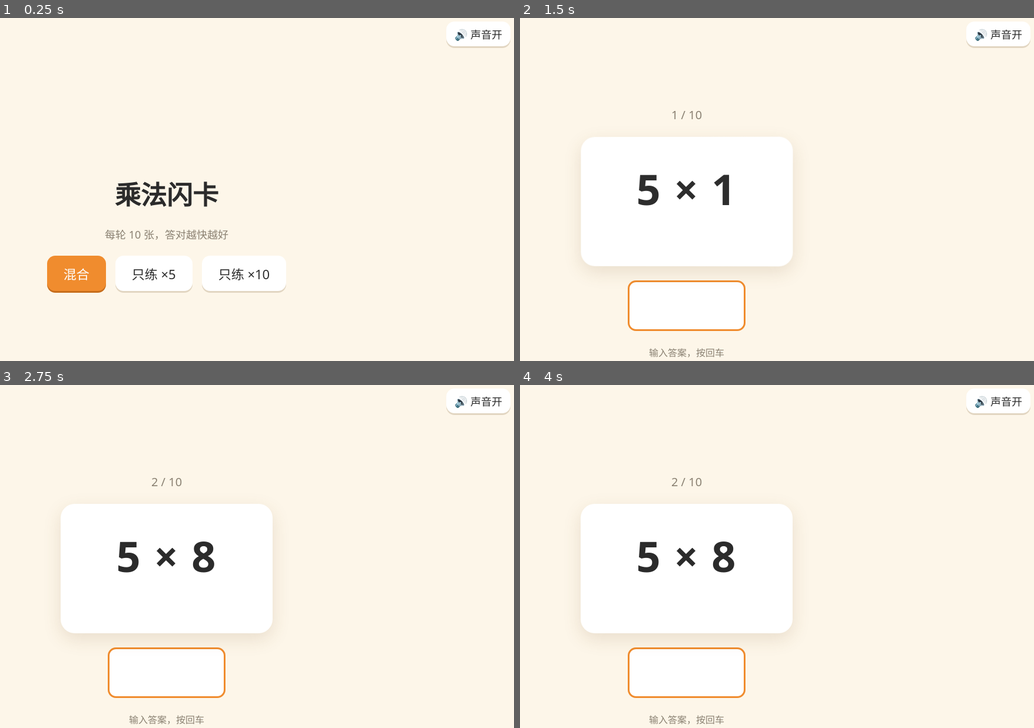
Above: before the commit, frames 1-4 (two rows, left to right).
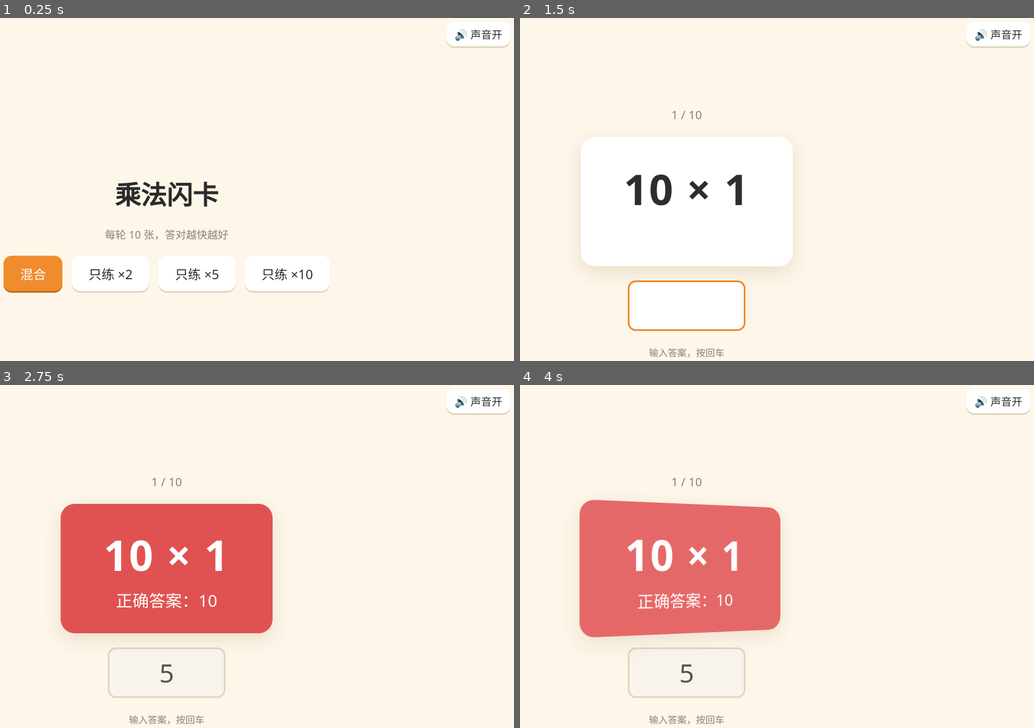
Above: after the commit, the same moments.

Repository: xiaohan2012/multiplication-game
Game: browser game, page index.html
Same seed, same stepped clock (60 frames per second), same inputs: the game is played once before the commit and once after it.
Inputs (mouse positions are in pixels of both pictures, inside the frame that each line leads up to):
- Up to frame 1 (0.25 s): no input
- Up to frame 2 (1.5 s): click "混合" at 1.27 s
- Up to frame 3 (2.75 s): click (164, 673) at 1.87 s; type "5" at 1.87 s; tap Enter at 1.9 s
- Up to frame 4 (4 s): no input

The runs differ from the first frame. In frame 1, 2.4% of the frame differs, in the area x 0-65%, y 69-81%; in frame 2, 0.9%; in frame 3, 15%; in frame 4, 16%, in the area x 11-53%, y 27-92%.

Commit message:
Add ×2 times-table mode
Co-Authored-By: Claude Opus 5.5 <noreply@anthropic.com>

Diff:
--- a/index.html
+++ b/index.html
@@ -97,6 +97,7 @@
   <p class="subtitle">每轮 10 张，答对越快越好</p>
   <div class="mode-buttons">
     <button class="primary" data-mode="mixed">混合</button>
+    <button data-mode="2">只练 ×2</button>
     <button data-mode="5">只练 ×5</button>
     <button data-mode="10">只练 ×10</button>
   </div>
@@ -131,18 +132,18 @@
 const MUTE_STORAGE_KEY = "multiplication-game-muted";
 
 /** Both factors stay within 10, matching the times-table curriculum. */
-const TABLE_MAX_MULTIPLIER = { 5: 10, 10: 10 };
+const TABLE_MAX_MULTIPLIER = { 2: 10, 5: 10, 10: 10 };
 
 /**
  * Build the deck of distinct cards for a mode.
  *
  * Each card is {table, multiplier}; 5×10 and 10×5 are the same card, so duplicates by product pair are dropped.
  *
- * @param {"mixed"|"5"|"10"} mode - Which tables to include.
+ * @param {"mixed"|"2"|"5"|"10"} mode - Which tables to include.
  * @returns {{table: number, multiplier: number}[]} Distinct cards.
  */
 function buildDeck(mode) {
-  const tables = mode === "mixed" ? [5, 10] : [Number(mode)];
+  const tables = mode === "mixed" ? [2, 5, 10] : [Number(mode)];
   const cardsByKey = new Map();
   for (const table of tables) {
     for (let multiplier = 1; multiplier <= TABLE_MAX_MULTIPLIER[table]; multiplier++) {
